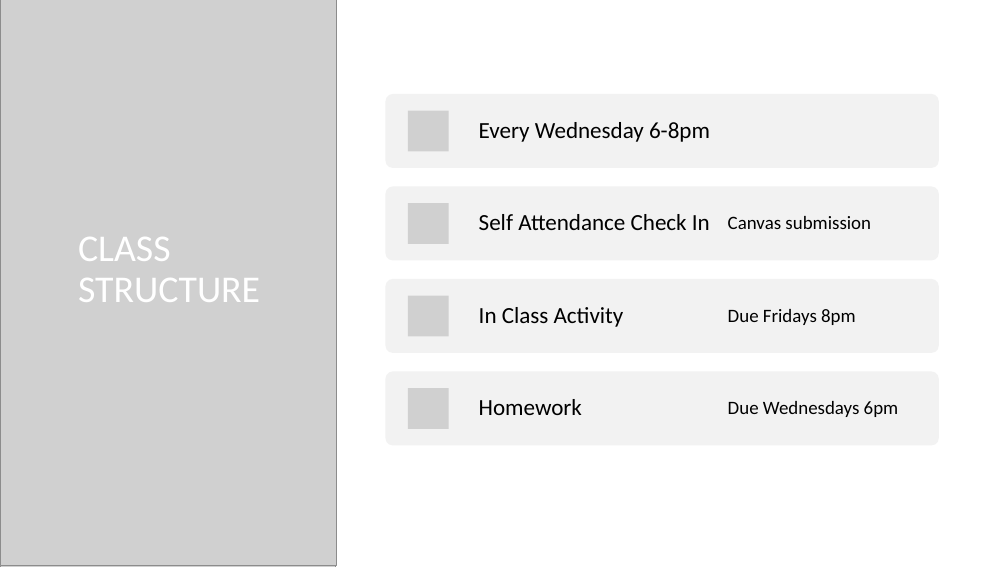
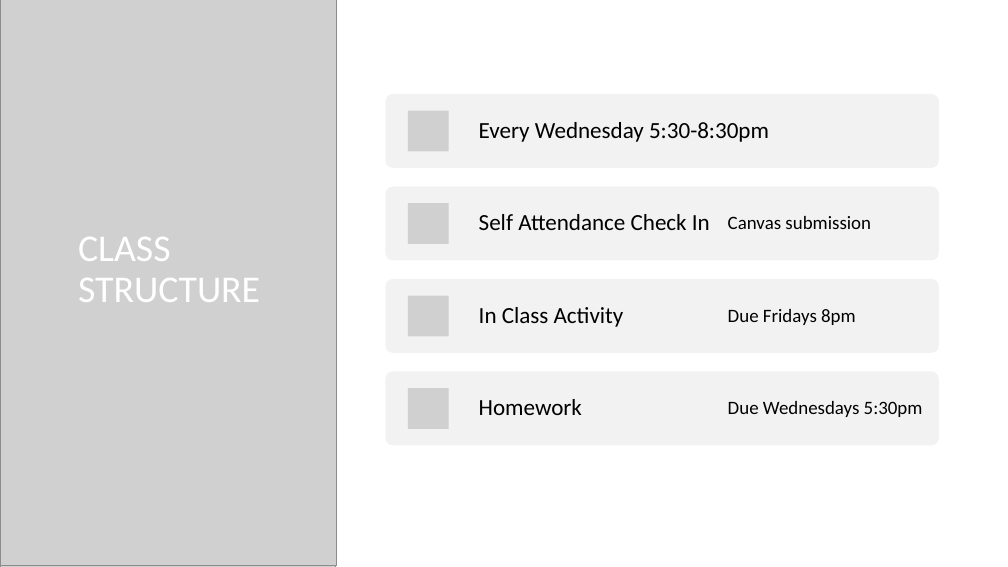
Before and after one commit to LaunchCoderGirlSTL/Data-Science-Assignments, a slide deck: slide 3 of Week1_Introduction.pptx (slide 4 before the commit). Drawn at 1008x567 pixels with LibreOffice and Linux fonts; fonts in the diff are those of the drawing; grey boxes stand for pictures; background and template pictures are left out. Boxes give left, top, right and bottom in pixels: in the first picture for what was removed or moved away, otherwise in the second. Text is boxed around its words. In the diff, an @@ line names an element or a change of style, - is before the commit and + after.

```diff
--- a/Week1_Introduction.pptx
+++ b/Week1_Introduction.pptx
@@ text at <box>479,122,769,142</box>: text changed @@
-Every Wednesday 6-8pm
+Every Wednesday 5:30-8:30pm
@@ text at <box>728,401,923,417</box>: text changed @@
-Due Wednesdays 6pm
+Due Wednesdays 5:30pm
```
Also in this commit, not shown: 2 other slides changed, 1 slide removed.
